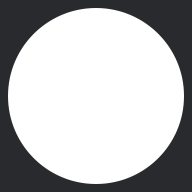
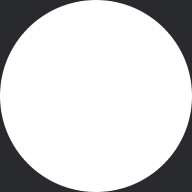
Revision of a layered 192x192 image; what changed, layer by layer:
renamed "Layer 2" to "Layer 3", painted on it over [left=0, top=0, right=192, bottom=192]
